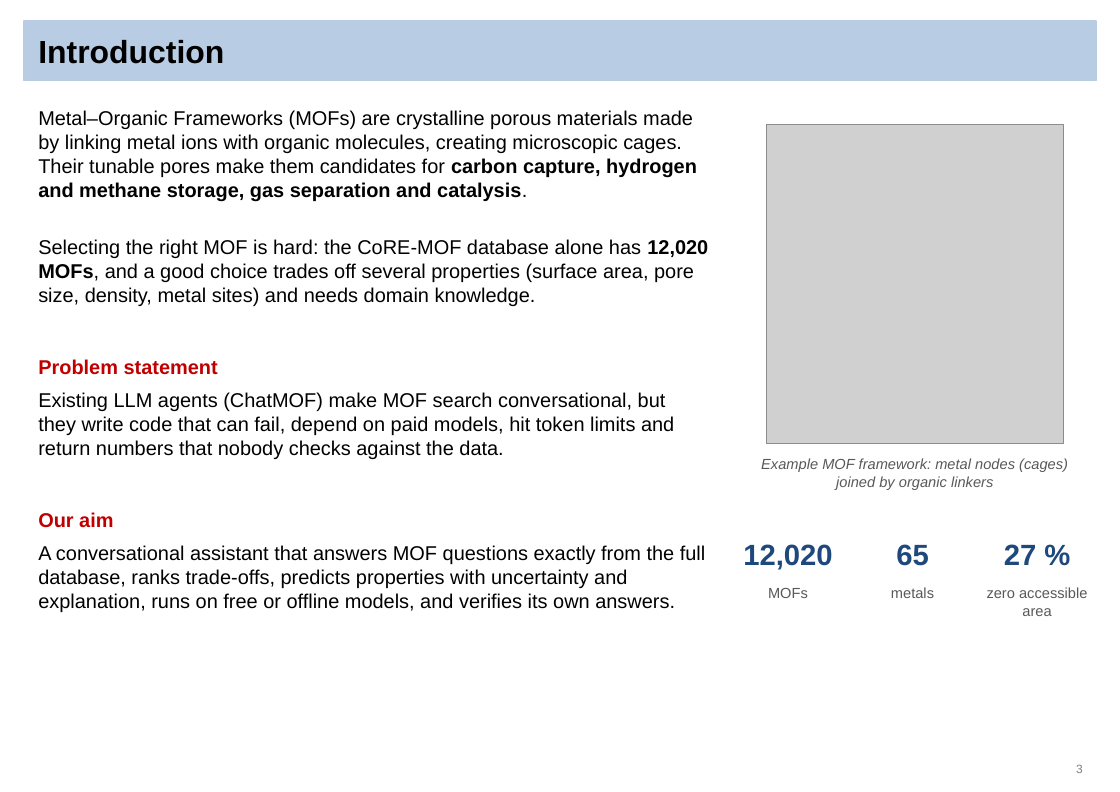
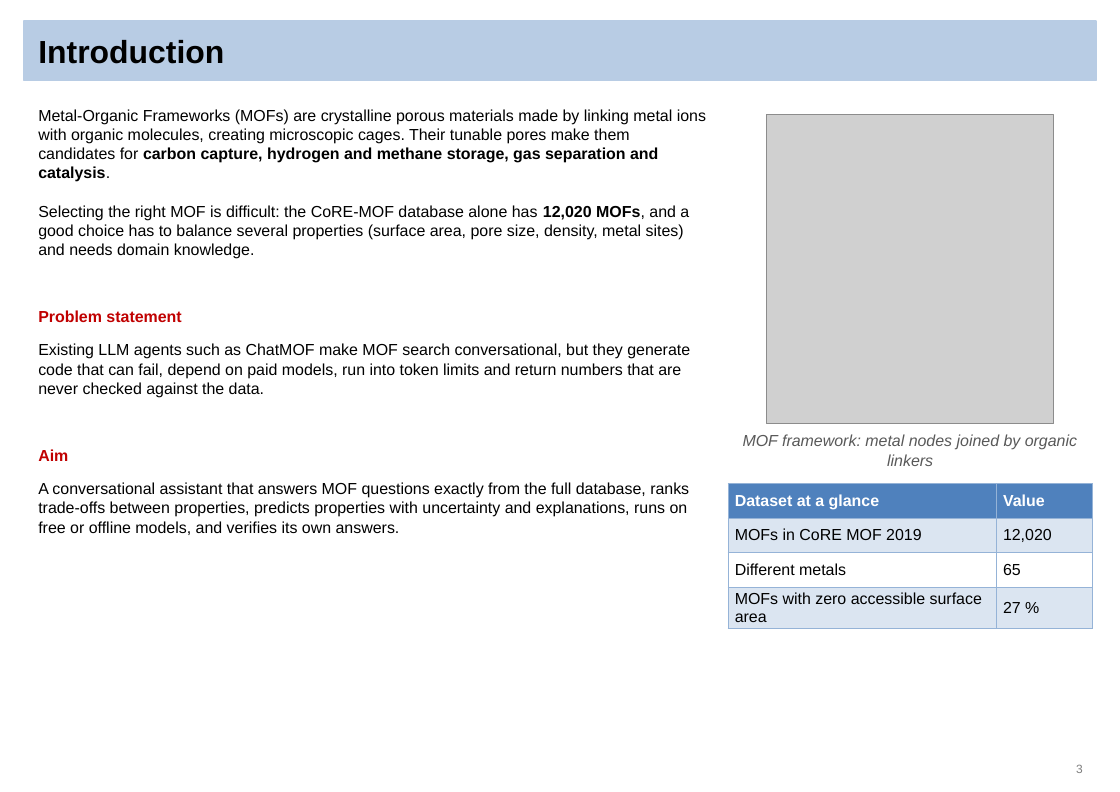
Before and after one commit to Sai-Mohith24/MOFChat-AI-Driven-Material-Recommendation-, a slide deck: slide 3 of reviews/final_review/MOFChat_Final_Review.pptx. Drawn at 1120x792 pixels with LibreOffice and Linux fonts; fonts in the diff are those of the drawing; grey boxes stand for pictures. Boxes give left, top, right and bottom in pixels: in the first picture for what was removed or moved away, otherwise in the second. Text is boxed around its words. In the diff, an @@ line names an element or a change of style, - is before the commit and + after.

```diff
--- a/reviews/final_review/MOFChat_Final_Review.pptx
+++ b/reviews/final_review/MOFChat_Final_Review.pptx
@@ text at (38, 109, 706, 182): text changed; size 15 to 12 pt @@
-Metal–Organic Frameworks (MOFs) are crystalline porous materials made by linking metal ions with organic molecules, creating microscopic cages. Their tunable pores make them candidates for carbon capture, hydrogen and methane storage, gas separation and catalysis.
+Metal-Organic Frameworks (MOFs) are crystalline porous materials made by linking metal ions with organic molecules, creating microscopic cages. Their tunable pores make them candidates for carbon capture, hydrogen and methane storage, gas separation and catalysis.
@@ picture: place and size @@
-picture at (766, 125, 1063, 445)
+picture at (766, 115, 1054, 424)
@@ text at (38, 205, 689, 259): text changed; size 15 to 12 pt @@
-Selecting the right MOF is hard: the CoRE-MOF database alone has 12,020 MOFs, and a good choice trades off several properties (surface area, pore size, density, metal sites) and needs domain knowledge.
+Selecting the right MOF is difficult: the CoRE-MOF database alone has 12,020 MOFs, and a good choice has to balance several properties (surface area, pore size, density, metal sites) and needs domain knowledge.
@@ text "Problem statement": place and size @@
-text "Problem statement" at (38, 359, 218, 375)
+text "Problem statement" at (38, 310, 181, 322)
@@ text "Problem statement" at (38, 310, 181, 322): size 15 to 12 pt @@
@@ text at (38, 343, 690, 398): text changed; size 15 to 12 pt @@
-Existing LLM agents (ChatMOF) make MOF search conversational, but they write code that can fail, depend on paid models, hit token limits and return numbers that nobody checks against the data.
+Existing LLM agents such as ChatMOF make MOF search conversational, but they generate code that can fail, depend on paid models, run into token limits and return numbers that are never checked against the data.
@@ text at (38, 449, 68, 461): text changed; size 15 to 12 pt @@
-Our aim
+Aim
@@ text at (743, 434, 1077, 466): text changed; size 11 to 12 pt @@
-Example MOF framework: metal nodes (cages) joined by organic linkers
+MOF framework: metal nodes joined by organic linkers
@@ text at (38, 482, 689, 535): text changed; size 15 to 12 pt @@
-A conversational assistant that answers MOF questions exactly from the full database, ranks trade-offs, predicts properties with uncertainty and explanation, runs on free or offline models, and verifies its own answers.
+A conversational assistant that answers MOF questions exactly from the full database, ranks trade-offs between properties, predicts properties with uncertainty and explanations, runs on free or offline models, and verifies its own answers.
@@ table added at (728, 484, 1092, 626), 4 rows, 2 columns @@
+Dataset at a glance | Value
+MOFs in CoRE MOF 2019 | 12,020
+Different metals | 65
+MOFs with zero accessible surface area | 27 %
@@ text removed at (743, 544, 832, 570) @@
-12,020
@@ text removed at (896, 544, 928, 566) @@
-65
@@ text removed at (1004, 544, 1036, 565) @@
-27 %
@@ text removed at (768, 588, 808, 598) @@
-MOFs
@@ text removed at (891, 587, 934, 598) @@
-metals
@@ text removed at (987, 587, 1087, 616) @@
-zero accessible area
```
Also in this commit, not shown: 33 other slides changed, 2 slides added, 1 slide removed, 3 other files.
